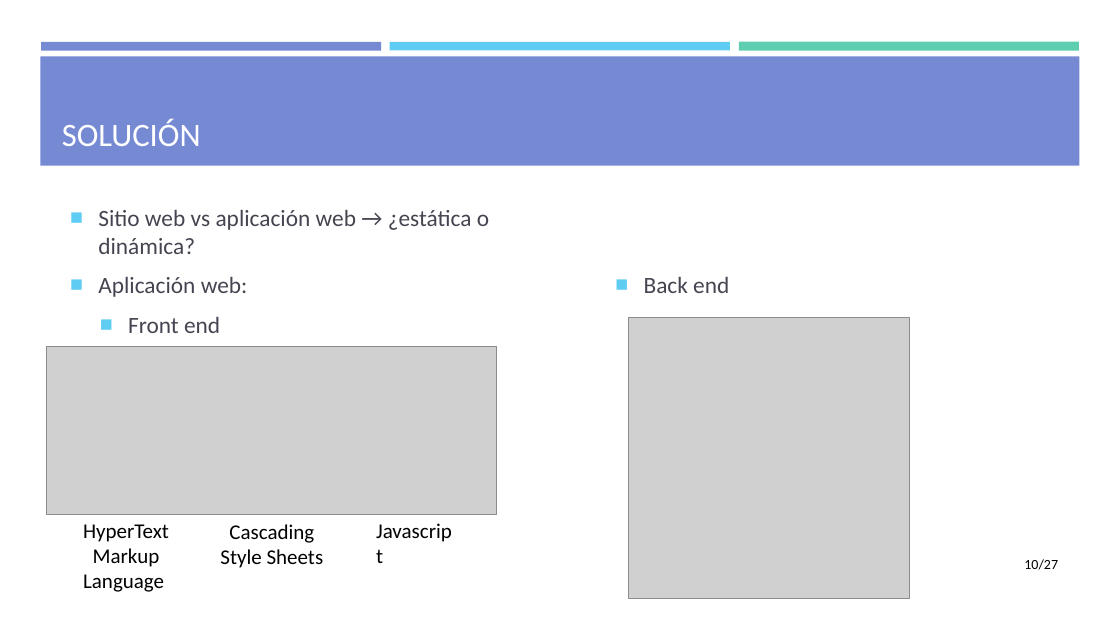
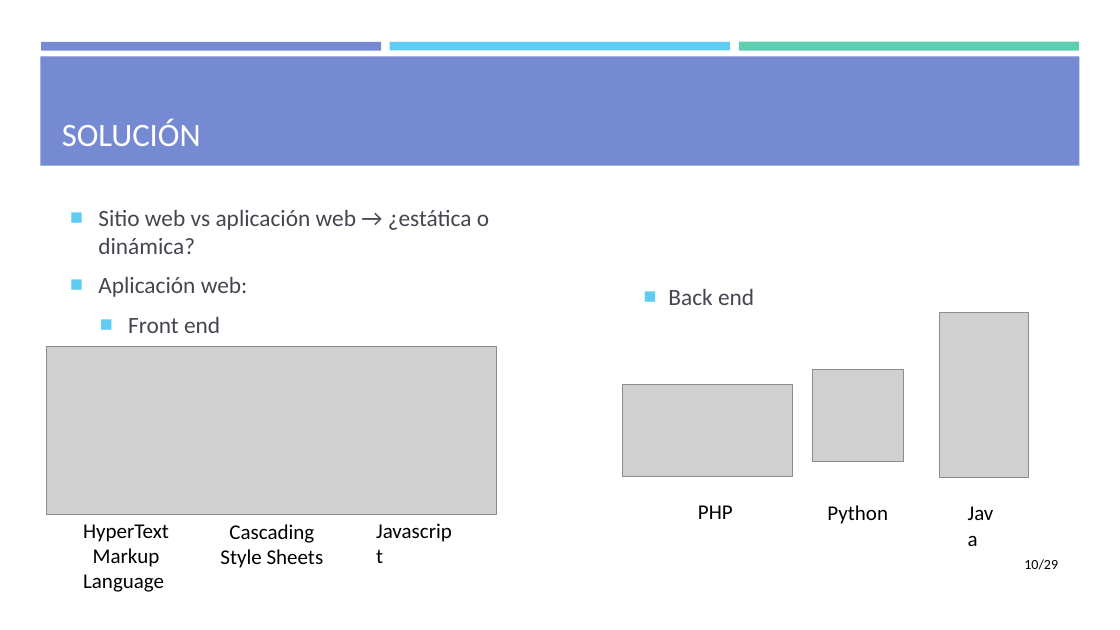
Before and after one commit to mdlunag/tfg, a slide deck: slide 10 of tfg_presentacio.pptx. Drawn at 1120x630 pixels with LibreOffice and Linux fonts; fonts in the diff are those of the drawing; grey boxes stand for pictures. Boxes give left, top, right and bottom in pixels: in the first picture for what was removed or moved away, otherwise in the second. Text is boxed around its words. In the diff, an @@ line names an element or a change of style, - is before the commit and + after.

```diff
--- a/tfg_presentacio.pptx
+++ b/tfg_presentacio.pptx
@@ text "Sitio web vs aplicación web ..." at (98,210,489,333): list level 2 to 3 in "Back end" @@
@@ picture removed at (628,318,910,599) @@
@@ picture added at (939,313,1028,477) @@
@@ picture added at (623,385,793,477) @@
@@ picture added at (812,370,904,461) @@
@@ text added at (698,505,733,519), 18 pt, text #000000 @@
+PHP
@@ text added at (827,505,888,524), 18 pt, text #000000 @@
+Python
@@ text added at (960,496,1008,529), 18 pt, text #000000 @@
+Java
@@ page number at (1024,559,1058,570): text changed @@
-10/27
+10/29
```
Also in this commit, not shown: 6 other slides changed.
